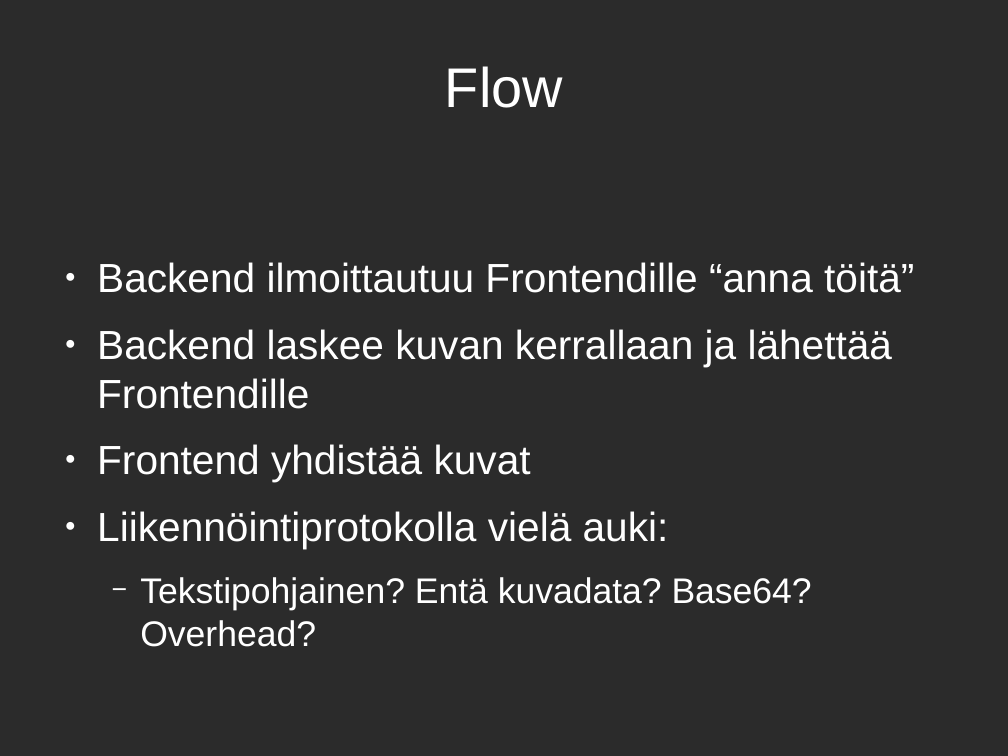
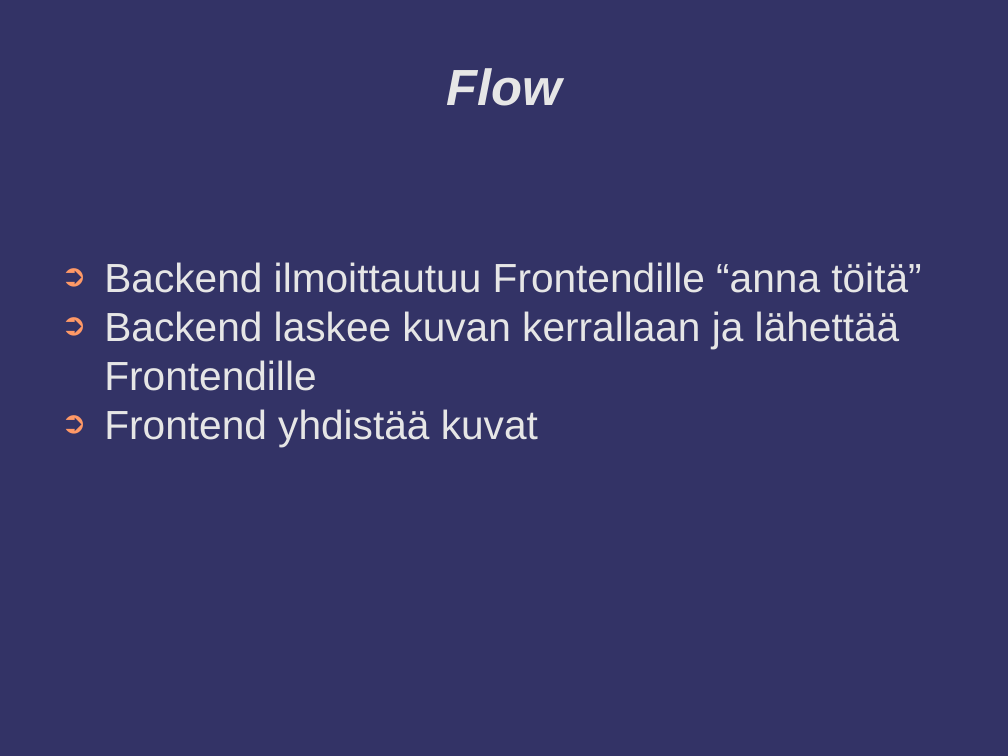
Before and after one commit to Jontte/DMCR, a slide deck: slide 4 of doc/Esittely.odp. Drawn at 1008x756 pixels with LibreOffice and Linux fonts; fonts in the diff are those of the drawing; background and template pictures are left out; a plain dark background stands for a picture behind light text. Boxes give left, top, right and bottom in pixels: in the first picture for what was removed or moved away, otherwise in the second. Text is boxed around its words. In the diff, an @@ line names an element or a change of style, - is before the commit and + after.

```diff
--- a/doc/Esittely.odp
+++ b/doc/Esittely.odp
@@ background picture (left out) to #333366 @@
@@ title "Flow" at (x1=446, y1=68, x2=562, y2=106): size 44 to 40 pt, text colour #FFFFFF to #E6E6E6, bold on, italic on @@
@@ text "Backend ilmoittautuu Frontendille “anna töitä”" at (x1=104, y1=262, x2=921, y2=446): text colour #FFFFFF to #E6E6E6; bullet ● to ➲; less space between paragraphs; bullet colour #FFFFFF to #FF9966 @@
@@ text at (x1=97, y1=511, x2=812, y2=647): paragraphs removed @@
-● Liikennöintiprotokolla vielä auki:
-  − Tekstipohjainen? Entä kuvadata? Base64? Overhead?
```
Also in this commit, not shown: 8 other slides changed.
